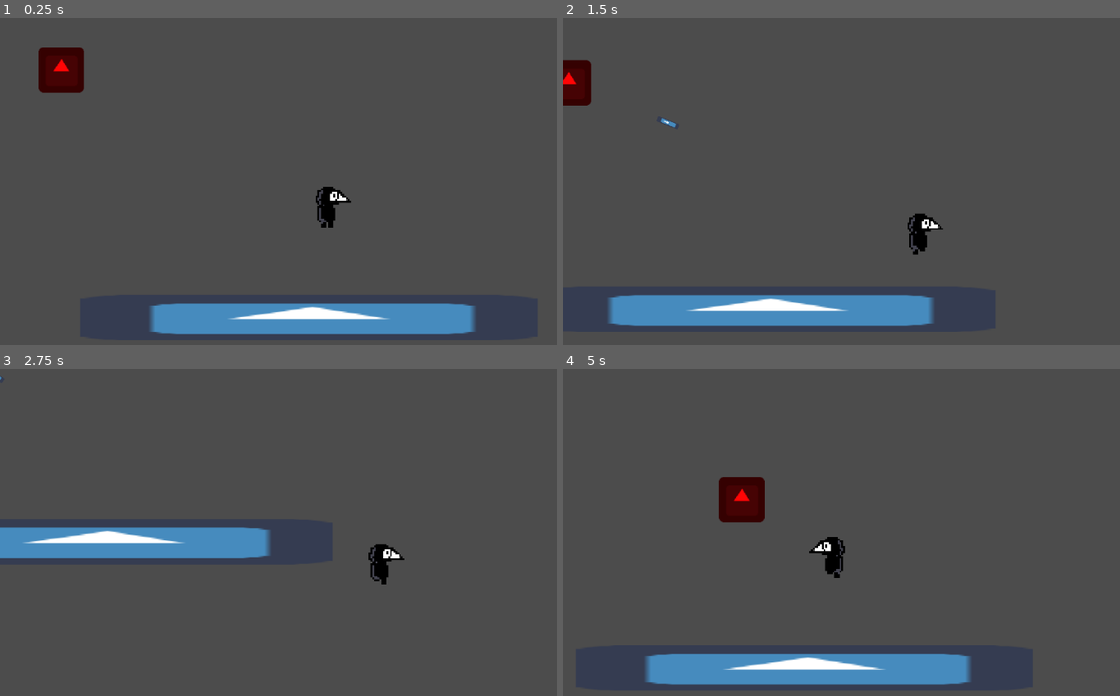
Above: before the commit, frames 1-4 (two rows, left to right).
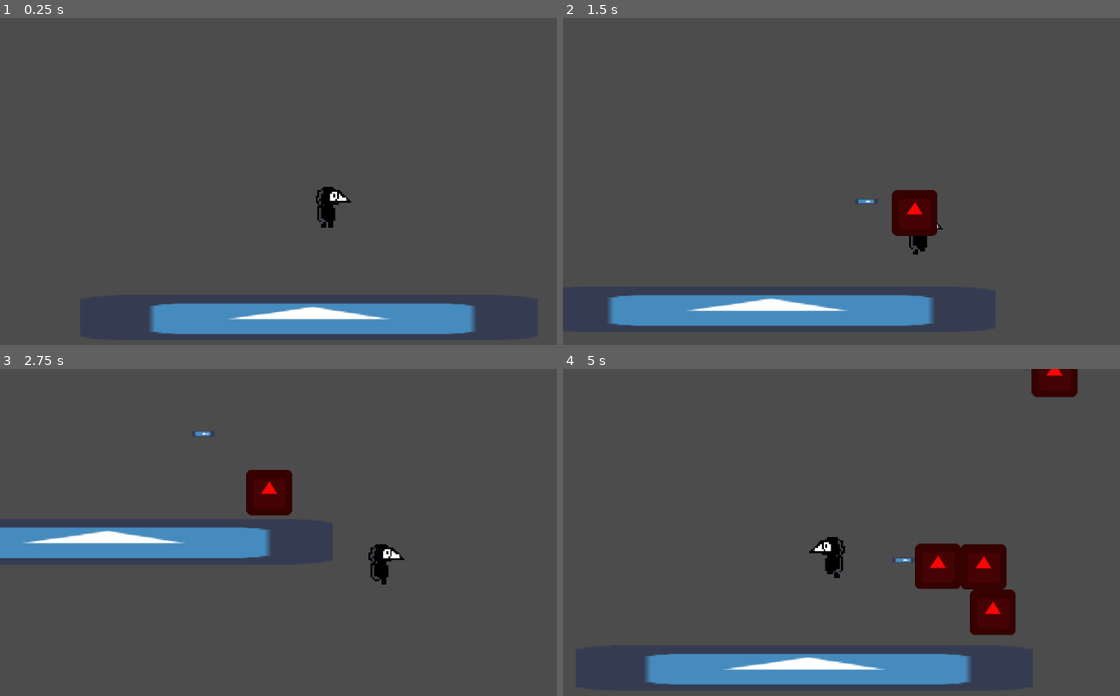
Above: after the commit, the same moments.

Repository: Takexin/Atividade-AC2-HG-3tri
Game: Godot game, scene res://scenes/main.tscn
Same seed, same stepped clock (60 frames per second), same inputs: the game is played once before the commit and once after it. The engine's default icon, where the game draws it, is replaced by a stand-in: a white triangle on a blue panel in a dark square.
Inputs:
- Up to frame 1 (0.25 s): no input
- Up to frame 2 (1.5 s): hold D (keyRight) 0.53-1.28 s; hold S (keyDown) from 1.28 s (still down)
- Up to frame 3 (2.75 s): release S (keyDown) at 2.03 s; hold D (keyRight) from 2.03 s (still down)
- Up to frame 4 (5 s): release D (keyRight) at 2.78 s; hold W (keyUp) 2.78-3.53 s; hold A (keyLeft) from 3.53 s (still down)

The runs differ from the first frame. In frame 1, 1.1% of the frame differs, in the area x 6-16%, y 9-23%; in frame 2, 1.9%; in frame 3, 1.2%; in frame 4, 5.3%, in the area x 27-93%, y 0-82%.
Error after the commit: Invalid operands 'Nil' and 'int' in operator '*'. (res://scripts/bow.gd:17)

Commit message:
enemy spawning

Diff:
--- a/scenes/main.tscn
+++ b/scenes/main.tscn
@@ -1,8 +1,7 @@
-[gd_scene load_steps=5 format=2]
+[gd_scene load_steps=4 format=2]
 
 [ext_resource path="res://scenes/character.tscn" type="PackedScene" id=1]
 [ext_resource path="res://icon.png" type="Texture" id=2]
-[ext_resource path="res://scenes/Enemy.tscn" type="PackedScene" id=3]
 [ext_resource path="res://scripts/main.gd" type="Script" id=4]
 
 [node name="main" type="Node2D"]
@@ -13,25 +12,23 @@
 collision_layer = 2
 collision_mask = 2
 
+[node name="EnemySpawn1" type="Node2D" parent="character"]
+position = Vector2( 570, 223 )
+
+[node name="EnemySpawn2" type="Node2D" parent="character"]
+position = Vector2( -314, 421 )
+
+[node name="EnemySpawn4" type="Node2D" parent="character"]
+position = Vector2( -670, -349 )
+
+[node name="EnemySpawn3" type="Node2D" parent="character"]
+position = Vector2( 756, -226 )
+
 [node name="Icon" type="Sprite" parent="."]
 position = Vector2( 361, 356 )
 scale = Vector2( 10.0313, 1 )
 texture = ExtResource( 2 )
 
-[node name="Enemy" parent="." instance=ExtResource( 3 )]
-collision_layer = 3
-collision_mask = 3
+[node name="EnemySpawnTimer" type="Timer" parent="."]
 
-[node name="EnemySpawn1" type="Node2D" parent="Enemy"]
-position = Vector2( 958, 427 )
-
-[node name="EnemySpawn2" type="Node2D" parent="Enemy"]
-position = Vector2( -216, 485 )
-
-[node name="EnemySpawn4" type="Node2D" parent="Enemy"]
-position = Vector2( -282, -145 )
-
-[node name="EnemySpawn3" type="Node2D" parent="Enemy"]
-position = Vector2( 1144, -22 )
-
-[connection signal="damage" from="Enemy" to="character" method="_on_Enemy_damage"]
+[connection signal="timeout" from="EnemySpawnTimer" to="." method="_on_EnemySpawnTimer_timeout"]
--- a/scripts/bow.gd
+++ b/scripts/bow.gd
@@ -12,10 +12,11 @@
 
 	global_position = player.position
 func _physics_process(delta):
-
-	var collision = move_and_collide(direction * 10, delta)
-	if collision:
-		self.queue_free()
+	var enemy = get_parent().get_node("Enemy")
+	if enemy:
+		var collision = move_and_collide(direction * 10, delta)
+		if collision:
+			self.queue_free()
 func _on_Timer_timeout():
 	$Sprite.visible = true
 
--- a/scripts/main.gd
+++ b/scripts/main.gd
@@ -1,8 +1,20 @@
 extends Node2D
 
+var enemyScene = load("res://scenes/Enemy.tscn")
 func _ready():
-	pass # Replace with function body.
+	$EnemySpawnTimer.start(1)
+func _process(delta):
+		pass
 
-# Called every frame. 'delta' is the elapsed time since the previous frame.
-#func _process(delta):
-#	pass
+
+
+func _on_EnemySpawnTimer_timeout():
+	var enemyInstance = enemyScene.instance()
+	enemyInstance.set_name("Enemy")
+	add_child(enemyInstance, true)
+	var spawnLocation = round(randf()*3)
+	if spawnLocation == 0:
+		spawnLocation =1
+	enemyInstance.position = get_node("character/EnemySpawn%s" %spawnLocation).position
+	print(enemyInstance)
+	print(spawnLocation)
